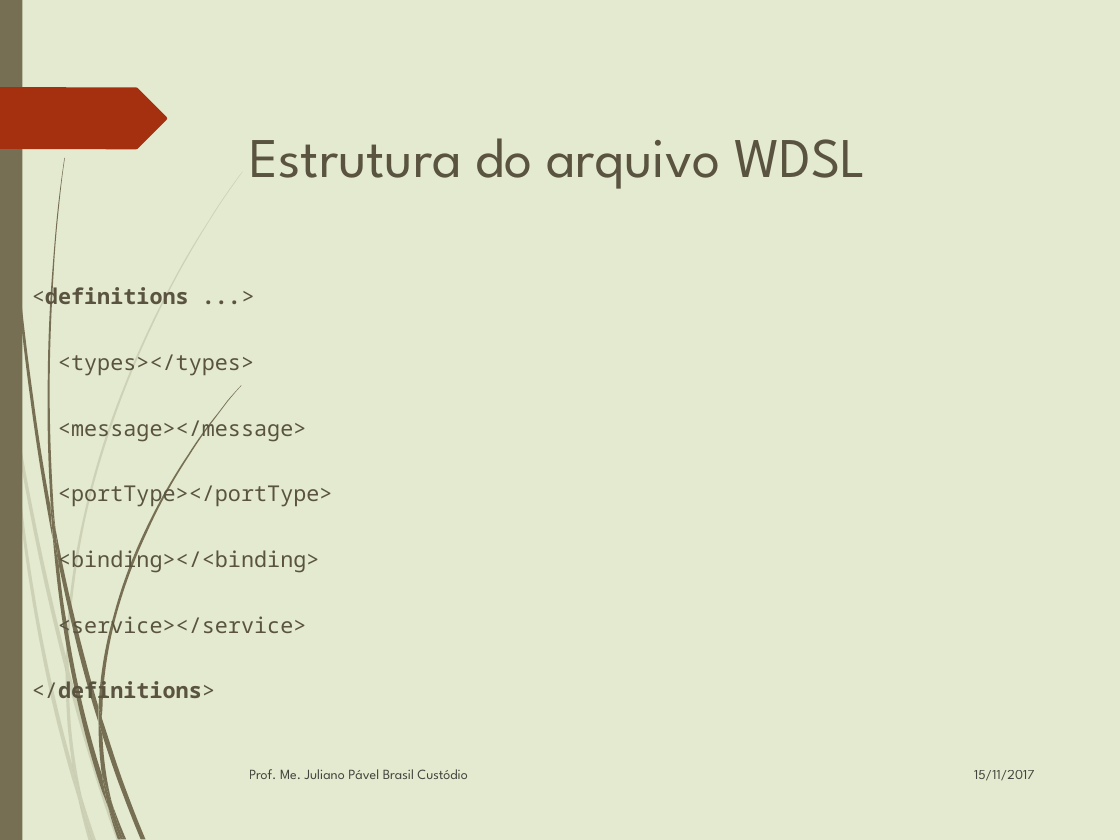
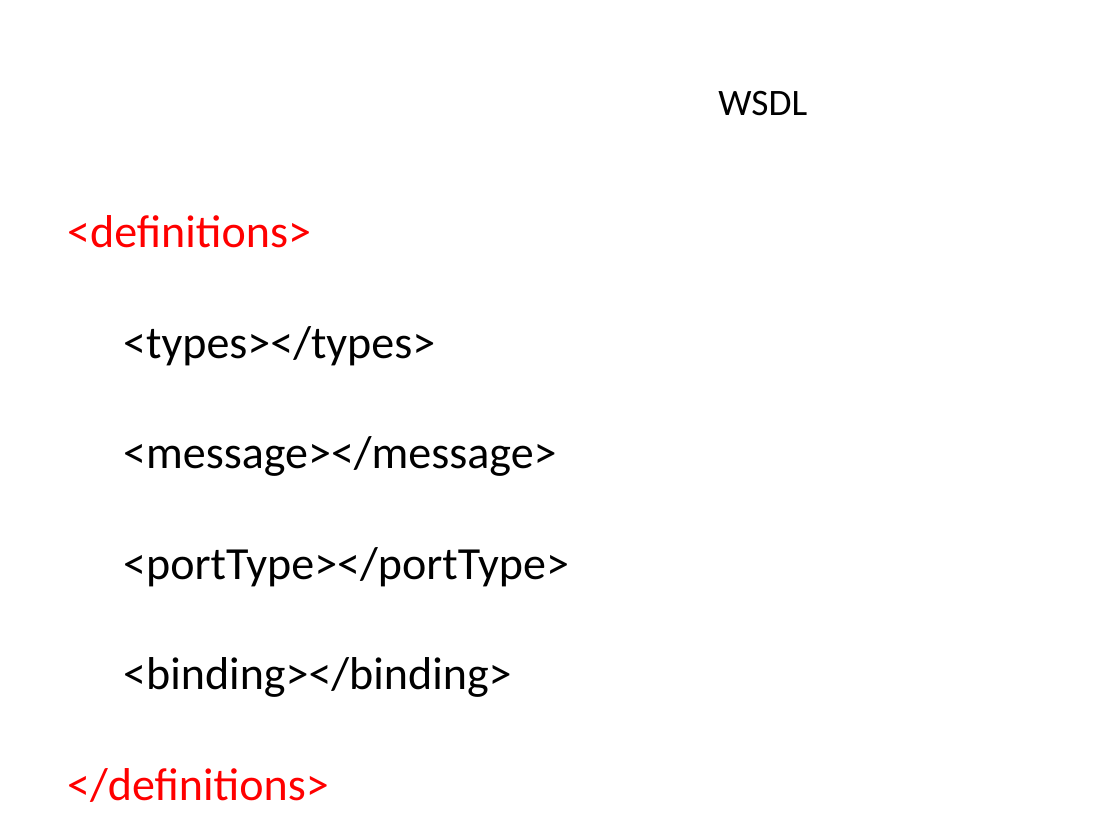
Before and after one commit to alexfdealmeida/alfa-eaes-servicos, a slide deck: slide 12 of slides/Arquitetura Orientada a Serviços.pptx (slide 8 before the commit). Drawn at 1120x840 pixels with LibreOffice and Linux fonts; fonts in the diff are those of the drawing; background and template pictures are left out. Boxes give left, top, right and bottom in pixels: in the first picture for what was removed or moved away, otherwise in the second. Text is boxed around its words. In the diff, an @@ line names an element or a change of style, - is before the commit and + after.

Commit message:
corrigindo arquivo errado do powerpoint (#13)

```diff
--- a/slides/Arquitetura Orientada a Serviços.pptx
+++ b/slides/Arquitetura Orientada a Serviços.pptx
@@ background #E3EACF to picture (left out) @@
@@ rectangle removed at (0,0,22,840) @@
@@ text added at (56,19,544,91), 32 pt, text #FFFFFF, bold, italic @@
+SOAP
@@ freeform shape removed at (0,87,167,150) @@
@@ title added at (718,90,807,116), 24 pt, text #000000 @@
+WSDL
@@ title removed at (249,138,866,189) @@
-Estrutura do arquivo WDSL
@@ text "<definitions> <types></types> <message></message> <portType> ..." at (67,215,569,697): vertical alignment middle to top @@
@@ text at (67,215,569,697): text changed; size 14 to 29.6 pt; font Noto Sans Mono to Calibri; text colour #59533F to #000000 @@
-<definitions ...>
-<types></types>
-<message></message>
-<portType></portType>
-<binding></<binding>
-<service></service>
-</definitions>
+<definitions>
+<types></types>
+<message></message>
+<portType></portType>
+<binding></binding>
+</definitions>
@@ group removed at (0,171,243,840): 10 freeform shapes @@
@@ group removed at (2,0,242,840): 12 freeform shapes @@
@@ text removed at (249,769,467,779) @@
-Prof. Me. Juliano Pável Brasil Custódio
@@ text removed at (974,770,1035,781) @@
-15/11/2017
@@ text added at (56,799,540,840), 16 pt, text #FFFFFF, italic @@
+JULIANO PÁVEL
```
Also in this commit, not shown: 3 other slides changed, 13 slides added, 10 slides removed.
